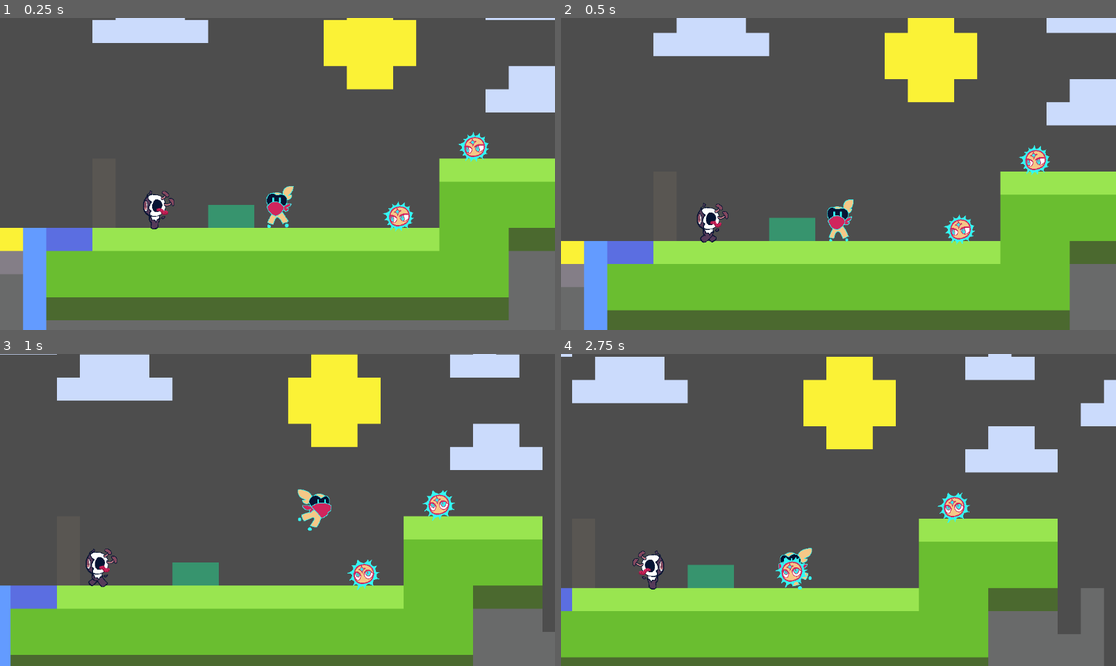
Above: before the commit, frames 1-4 (two rows, left to right).
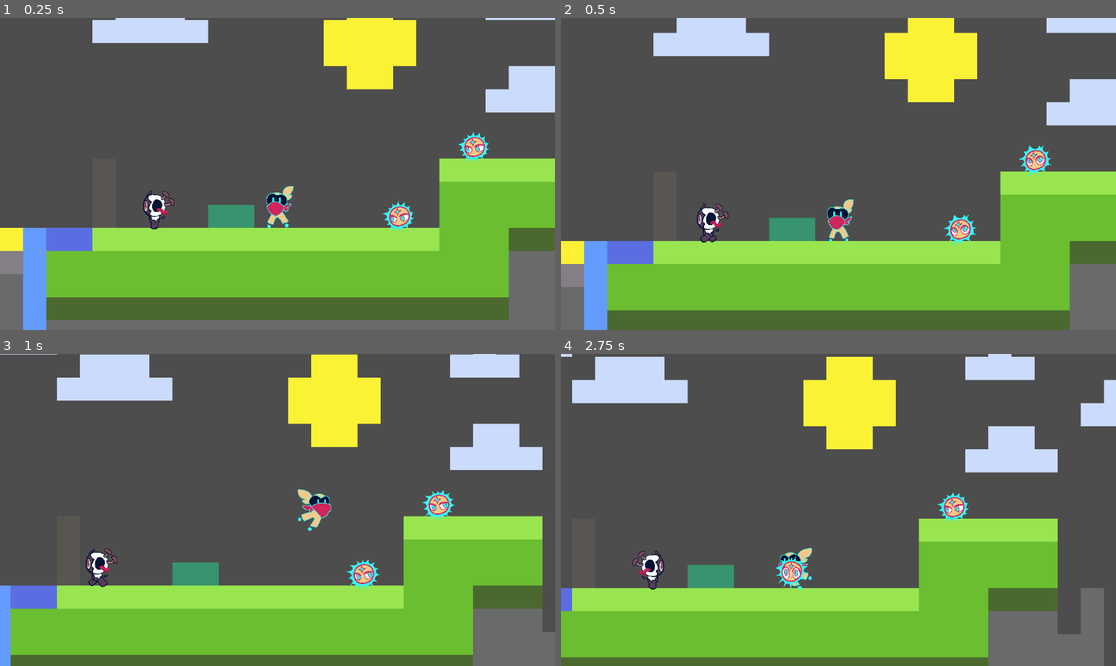
Above: after the commit, the same moments.

Repository: CookieRA9001/SI_motroidvenia
Game: Godot game, scene res://sceans/TestLevel.tscn
The game is run twice, just before and just after one commit, with the same random seed, the same clock (stepped at 60 frames per second) and the same inputs.
Inputs:
- Up to frame 1 (0.25 s): no input
- Up to frame 2 (0.5 s): no input
- Up to frame 3 (1 s): hold D (move_right) from 0.53 s (still down); tap E (swap) at 0.6 s; tap Space (jump) at 0.77 s
- Up to frame 4 (2.75 s): tap Q (throw) at 1.35 s; tap Space (jump) at 1.52 s; release D (move_right) at 2.03 s; hold A (move_left) from 2.03 s (still down); tap E (swap) at 2.1 s

Frame 1 is identical in both runs. In frame 2, 0.3% of the frame differs, in the area x 68-89%, y 40-73%; in frame 3, 0.3%; in frame 4, 0.4%, in the area x 38-74%, y 44-76%.

Commit message:
animation for ally

Diff:
--- a/sceans/friendly_ally.tscn
+++ b/sceans/friendly_ally.tscn
@@ -90,6 +90,26 @@
 [sub_resource type="RectangleShape2D" id="RectangleShape2D_xwlfk"]
 size = Vector2(128, 71)
 
+[sub_resource type="Animation" id="Animation_tvdii"]
+length = 0.001
+
+[sub_resource type="Animation" id="Animation_tnbu8"]
+resource_name = "hold"
+length = 4.0
+loop_mode = 1
+tracks/0/type = "value"
+tracks/0/imported = false
+tracks/0/enabled = true
+tracks/0/path = NodePath("Sprite2D:frame")
+tracks/0/interp = 1
+tracks/0/loop_wrap = true
+tracks/0/keys = {
+"times": PackedFloat32Array(0, 1.1, 2.7),
+"transitions": PackedFloat32Array(1, 1, 1),
+"update": 1,
+"values": [7, 8, 6]
+}
+
 [sub_resource type="Animation" id="Animation_m1f03"]
 resource_name = "idle"
 length = 2.0
@@ -101,7 +121,7 @@
 tracks/0/interp = 1
 tracks/0/loop_wrap = true
 tracks/0/keys = {
-"times": PackedFloat32Array(0, 0.7, 1.4),
+"times": PackedFloat32Array(0, 0.8, 1.5),
 "transitions": PackedFloat32Array(1, 1, 1),
 "update": 1,
 "values": [5, 4, 3]
@@ -124,38 +144,6 @@
 "values": [2, 0, 1]
 }
 
-[sub_resource type="Animation" id="Animation_tnbu8"]
-resource_name = "hold"
-length = 4.0
-loop_mode = 1
-tracks/0/type = "value"
-tracks/0/imported = false
-tracks/0/enabled = true
-tracks/0/path = NodePath("Sprite2D:frame")
-tracks/0/interp = 1
-tracks/0/loop_wrap = true
-tracks/0/keys = {
-"times": PackedFloat32Array(0, 1.1, 2.7),
-"transitions": PackedFloat32Array(1, 1, 1),
-"update": 1,
-"values": [7, 8, 6]
-}
-
-[sub_resource type="Animation" id="Animation_tvdii"]
-length = 0.001
-tracks/0/type = "value"
-tracks/0/imported = false
-tracks/0/enabled = true
-tracks/0/path = NodePath("Sprite2D:frame")
-tracks/0/interp = 1
-tracks/0/loop_wrap = true
-tracks/0/keys = {
-"times": PackedFloat32Array(0),
-"transitions": PackedFloat32Array(1),
-"update": 1,
-"values": [7]
-}
-
 [sub_resource type="AnimationLibrary" id="AnimationLibrary_wrbxx"]
 _data = {
 "RESET": SubResource("Animation_tvdii"),
@@ -163,44 +151,6 @@
 "idle": SubResource("Animation_m1f03"),
 "trown": SubResource("Animation_nft68")
 }
-
-[sub_resource type="AnimationNodeAnimation" id="AnimationNodeAnimation_02uyt"]
-animation = &"hold"
-
-[sub_resource type="AnimationNodeAnimation" id="AnimationNodeAnimation_qv850"]
-animation = &"idle"
-
-[sub_resource type="AnimationNodeAnimation" id="AnimationNodeAnimation_d33x5"]
-animation = &"trown"
-
-[sub_resource type="AnimationNodeStateMachineTransition" id="AnimationNodeStateMachineTransition_q2asq"]
-switch_mode = 2
-advance_mode = 2
-
-[sub_resource type="AnimationNodeStateMachineTransition" id="AnimationNodeStateMachineTransition_16okn"]
-switch_mode = 2
-advance_mode = 2
-
-[sub_resource type="AnimationNodeStateMachineTransition" id="AnimationNodeStateMachineTransition_mltuj"]
-switch_mode = 2
-advance_mode = 2
-
-[sub_resource type="AnimationNodeStateMachineTransition" id="AnimationNodeStateMachineTransition_arsrj"]
-switch_mode = 2
-advance_mode = 2
-
-[sub_resource type="AnimationNodeStateMachineTransition" id="AnimationNodeStateMachineTransition_ho880"]
-advance_mode = 2
-
-[sub_resource type="AnimationNodeStateMachine" id="AnimationNodeStateMachine_ui1bo"]
-states/Start/position = Vector2(198, 100)
-states/hold/node = SubResource("AnimationNodeAnimation_02uyt")
-states/hold/position = Vector2(329, 43)
-states/idle/node = SubResource("AnimationNodeAnimation_qv850")
-states/idle/position = Vector2(316, 176)
-states/trown/node = SubResource("AnimationNodeAnimation_d33x5")
-states/trown/position = Vector2(505, 147)
-transitions = ["idle", "hold", SubResource("AnimationNodeStateMachineTransition_q2asq"), "hold", "trown", SubResource("AnimationNodeStateMachineTransition_16okn"), "trown", "idle", SubResource("AnimationNodeStateMachineTransition_mltuj"), "hold", "idle", SubResource("AnimationNodeStateMachineTransition_arsrj"), "Start", "idle", SubResource("AnimationNodeStateMachineTransition_ho880")]
 
 [node name="Friendly" type="CharacterBody2D"]
 collision_layer = 4
@@ -210,8 +160,7 @@
 visible = false
 sprite_frames = SubResource("SpriteFrames_hif36")
 animation = &"idle"
-autoplay = "idle"
-frame_progress = 0.0388857
+frame_progress = 0.970099
 
 [node name="Hitbox" type="CollisionShape2D" parent="."]
 shape = SubResource("CircleShape2D_kbild")
@@ -227,6 +176,7 @@
 libraries = {
 "": SubResource("AnimationLibrary_wrbxx")
 }
+autoplay = "idle"
 speed_scale = 1.643
 
 [node name="Sprite2D" type="Sprite2D" parent="."]
@@ -234,10 +184,6 @@
 texture = ExtResource("2_g3uam")
 hframes = 3
 vframes = 3
-frame = 7
-
-[node name="AnimationTree" type="AnimationTree" parent="."]
-tree_root = SubResource("AnimationNodeStateMachine_ui1bo")
-anim_player = NodePath("../AnimationPlayer")
+frame = 4
 
 [connection signal="body_entered" from="Area2D" to="." method="_on_area_2d_body_entered"]
--- a/scripts/friendly.gd
+++ b/scripts/friendly.gd
@@ -1,7 +1,7 @@
 extends CharacterBody2D
 
 enum Status { IDLE, FOLLOWING, INACTION, MOVING, HELD }
-
+@onready var animation_player = $AnimationPlayer
 @export var jumpY_velocity := -400
 @export var jumpX_velocity := 200
 @export var jumpX_decel := 10
@@ -10,10 +10,6 @@
 var current_x_speed = 0
 var target:Node2D = null
 var gravity = ProjectSettings.get_setting("physics/2d/default_gravity")
-var state_machine
-
-func _ready():
-	state_machine = $AnimationTree.get("parameters/playback")
 
 func follow(delta):
 	if position.distance_to(target.position)>20 and is_on_floor():
@@ -37,7 +33,7 @@
 func inAction(delta):
 	var collision = move_and_collide(velocity * delta * 2)
 	if collision:
-		state_machine.travel("trown")
+		animation_player.play("trown")
 		velocity = velocity.bounce(collision.get_normal()) * 0.75
 		if abs(velocity.x)+abs(velocity.y) < 15:
 			friendly_status = Status.MOVING
@@ -45,14 +41,13 @@
 func hold(delta):
 	if position.distance_to(target.position) > 50:
 		position = position.move_toward(target.position, delta*300)
-		state_machine.travel("hold")
 	else:
 		position = target.position
 
 func _physics_process(delta):
 	if not is_on_floor() and not friendly_status==Status.HELD:
 		velocity.y += gravity * delta
-		state_machine.travel("idle")
+		animation_player.play("idle")
 
 	match friendly_status:
 		Status.IDLE:
@@ -72,11 +67,12 @@
 func holdMe():
 	velocity = Vector2(0,0);
 	friendly_status = Status.HELD
+	animation_player.play("hold")
 
 func unholdMe():
 	friendly_status = Status.FOLLOWING
 	velocity = Vector2(randf_range(-50,50),randf_range(-100,-300))
-	state_machine.travel("idle")
+	animation_player.play("idle")
 
 func throwMe(dir:Vector2):
 	friendly_status = Status.INACTION
Not shown: 1 places in sceans/friendly_ally.tscn that only renumber resources
